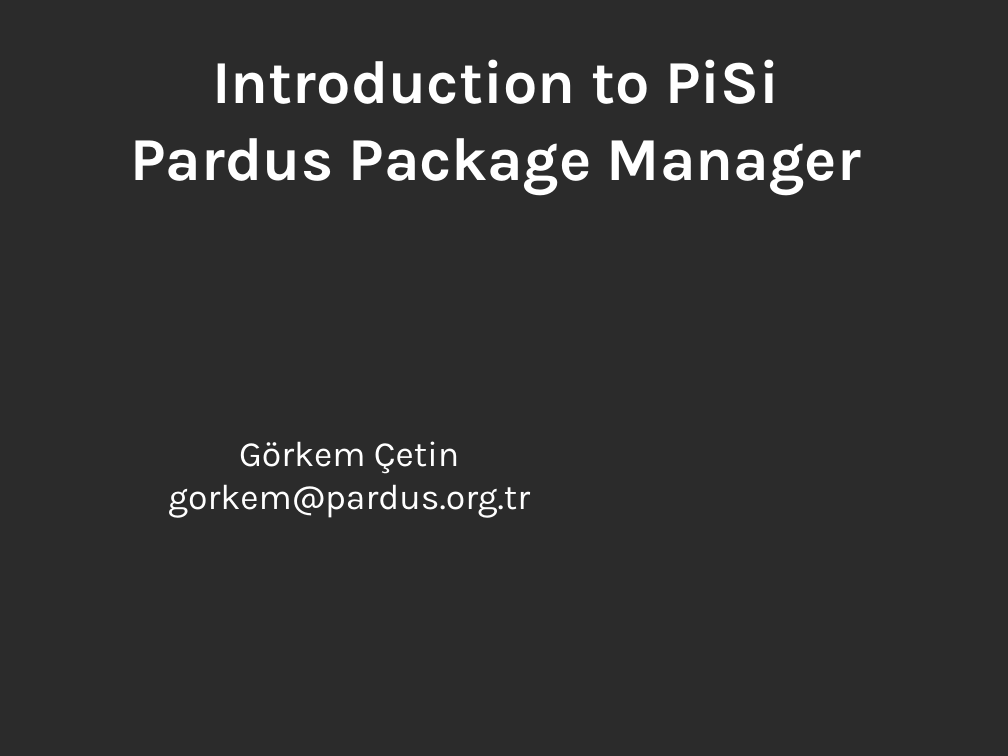
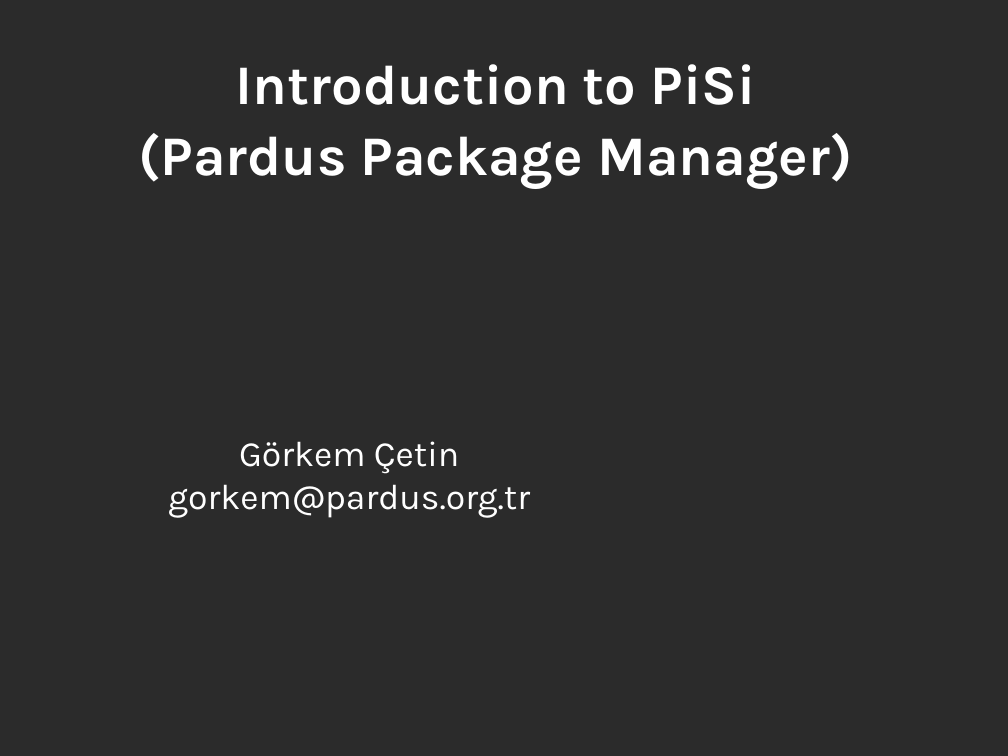
Before and after one commit to pars-linux/uludag, a slide deck: slide 1 of promotion/presentations/PardusGenel/introduction-to-pisi.odp. Drawn at 1008x756 pixels with LibreOffice and Linux fonts; fonts in the diff are those of the drawing; background and template pictures are left out; a plain dark background stands for a picture behind light text. Boxes give left, top, right and bottom in pixels: in the first picture for what was removed or moved away, otherwise in the second. Text is boxed around its words. In the diff, an @@ line names an element or a change of style, - is before the commit and + after.

```diff
--- a/promotion/presentations/PardusGenel/introduction-to-pisi.odp
+++ b/promotion/presentations/PardusGenel/introduction-to-pisi.odp
@@ title at box(138, 64, 852, 189): text changed; size 48 to 44 pt @@
-Introduction to PiSi
-Pardus Package Manager
+Introduction to PiSi
+(Pardus Package Manager)
```
Also in this commit, not shown: 3 other slides changed, 23 slides added, 5 slides removed.
